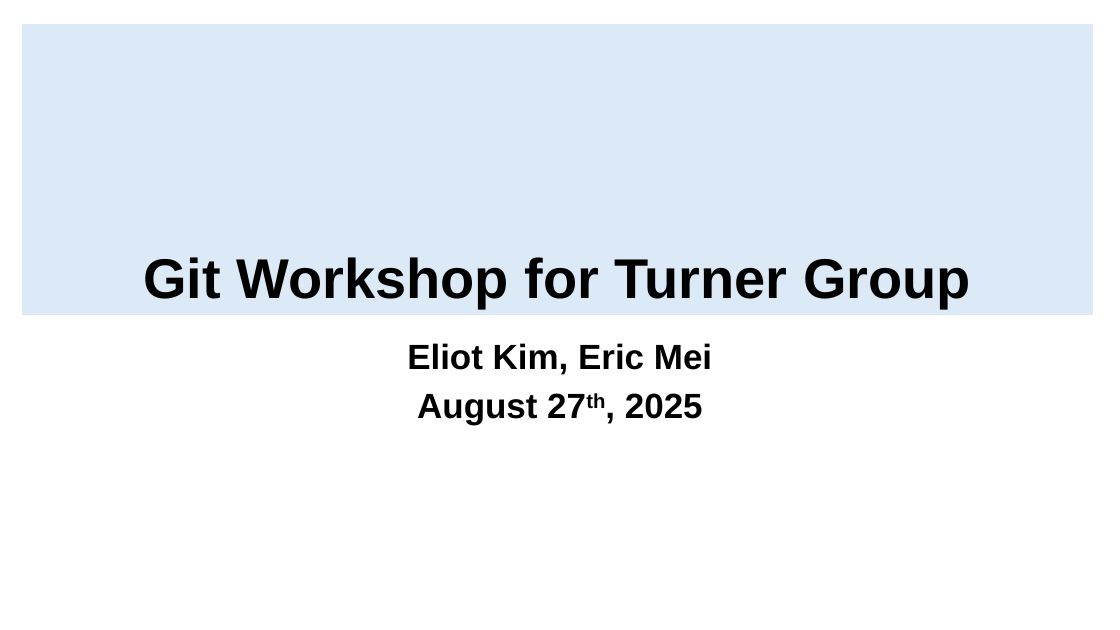
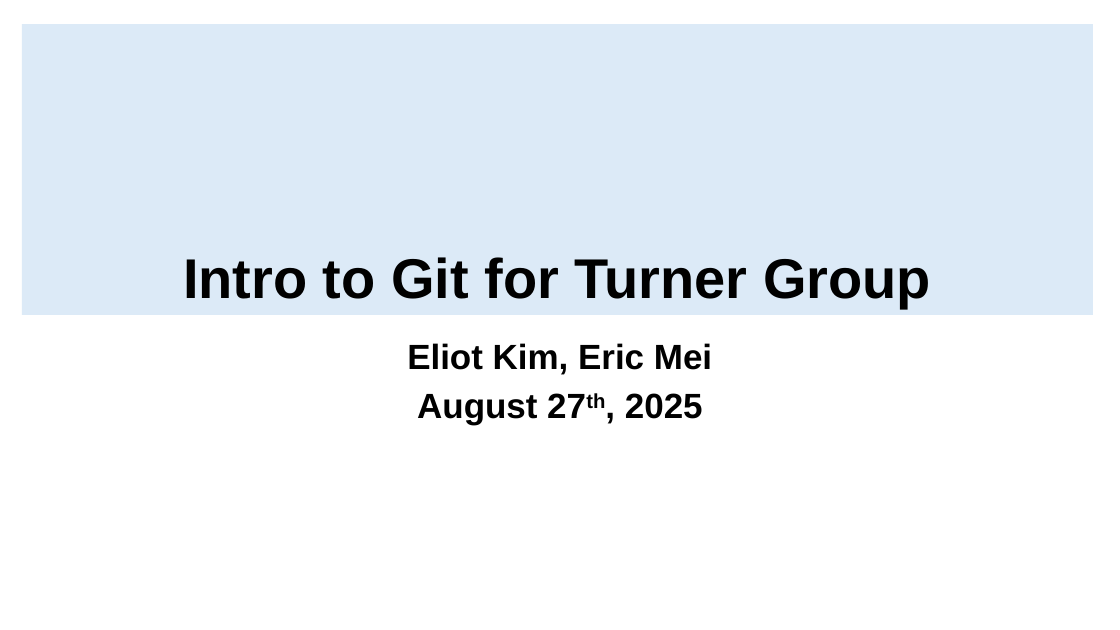
Before and after one commit to ericjmei/git_python_workshop, a slide deck: slide 1 of slides/git_slides.pptx. Drawn at 1120x630 pixels with LibreOffice and Linux fonts; fonts in the diff are those of the drawing. Boxes give left, top, right and bottom in pixels: in the first picture for what was removed or moved away, otherwise in the second. Text is boxed around its words. In the diff, an @@ line names an element or a change of style, - is before the commit and + after.

```diff
--- a/slides/git_slides.pptx
+++ b/slides/git_slides.pptx
@@ title at (183, 257, 931, 308): text changed @@
-Git Workshop for Turner Group
+Intro to Git for Turner Group
```
Also in this commit, not shown: 2 other slides changed, 4 other files.
